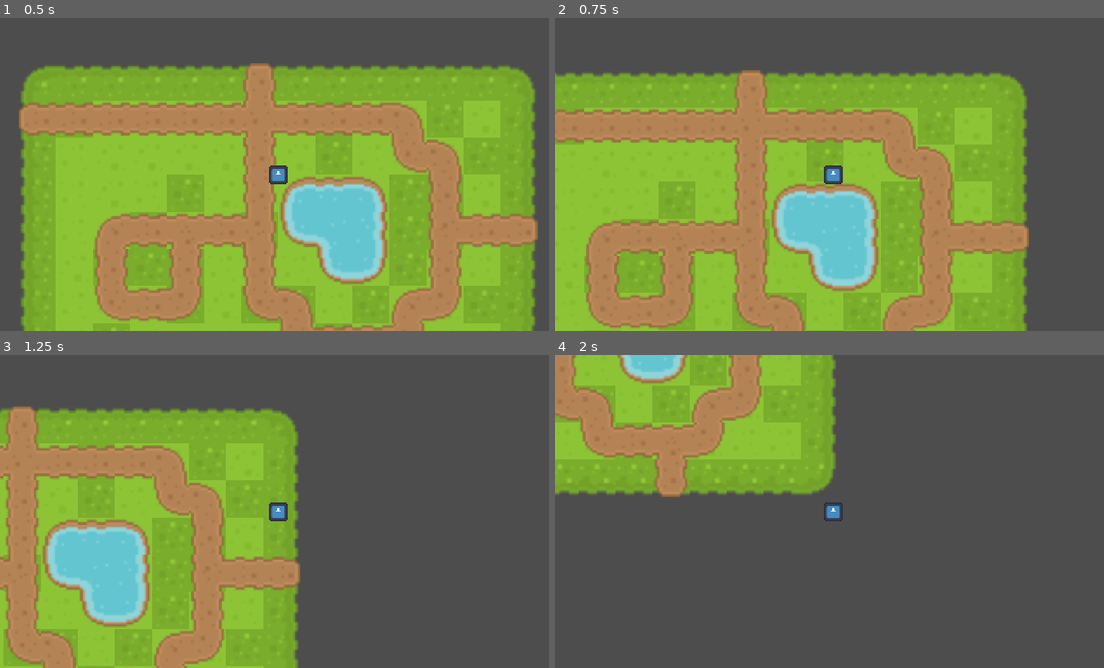
Above: before the commit, frames 1-4 (two rows, left to right).
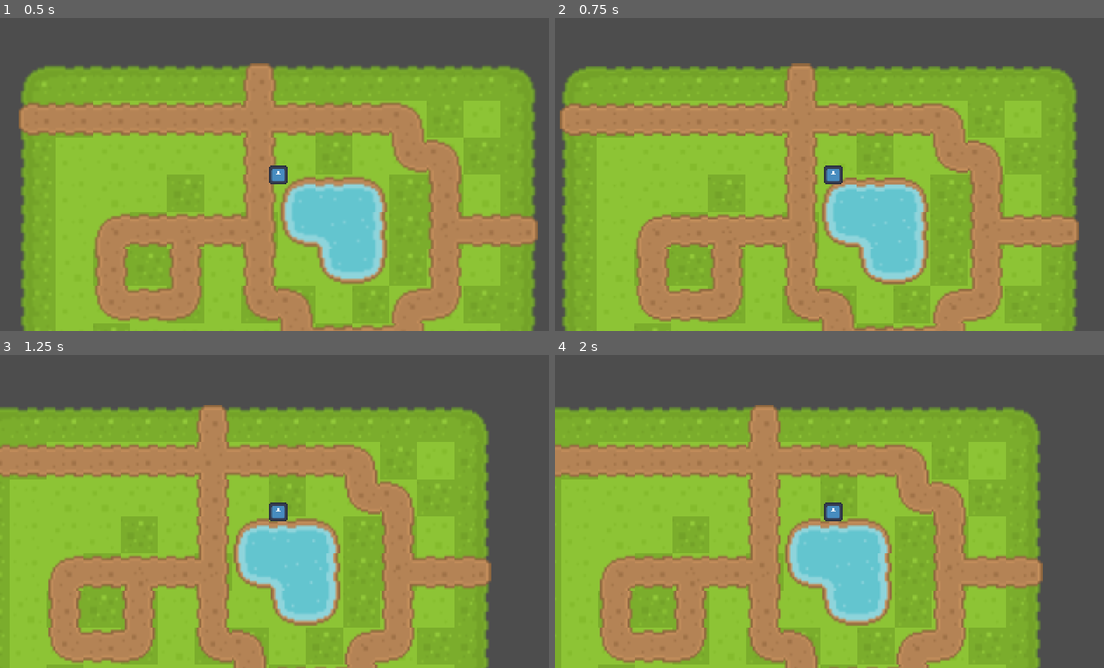
Above: after the commit, the same moments.

Repository: Nikkxi/CybrEternus
Game: Godot game, scene res://World/World.tscn
Same seed, same stepped clock (60 frames per second), same inputs: the game is played once before the commit and once after it. The engine's default icon, where the game draws it, is replaced by a stand-in: a white triangle on a blue panel in a dark square.
Inputs:
- Up to frame 1 (0.5 s): no input
- Up to frame 2 (0.75 s): tap Enter at 0.5 s; hold Right (ui_right) from 0.53 s (still down)
- Up to frame 3 (1.25 s): keep holding Right (ui_right)
- Up to frame 4 (2 s): release Right (ui_right) at 1.28 s; hold Down (ui_down) from 1.28 s (still down)

Frame 1 is identical in both runs. In frame 2, 48% of the frame differs, in the area x 0-96%, y 14-100%; in frame 3, 54%; in frame 4, 78%, in the area x 0-89%, y 0-100%.

Commit message:
Minor Refactor from Collision Hitbox stuff

Diff:
--- a/Player/Player.tscn
+++ b/Player/Player.tscn
@@ -1,23 +1,31 @@
-[gd_scene load_steps=5 format=3 uid="uid://c50ms1m1reutm"]
+[gd_scene load_steps=6 format=3 uid="uid://c50ms1m1reutm"]
 
 [ext_resource type="Texture2D" uid="uid://biwwde61vgjf" path="res://icon.svg" id="1_b8l6f"]
-[ext_resource type="Script" path="res://Player/Player.gd" id="1_qrcnr"]
-[ext_resource type="Script" path="res://Player/Derp.gd" id="3_lik32"]
+[ext_resource type="Script" path="res://Scripts/Player.gd" id="1_h6obl"]
+[ext_resource type="Script" path="res://Scripts/Derp.gd" id="3_t1ptg"]
+[ext_resource type="Script" path="res://Scripts/Health.gd" id="5_7r5ni"]
 
-[sub_resource type="RectangleShape2D" id="RectangleShape2D_2xt5t"]
-size = Vector2(32, 32)
+[sub_resource type="CapsuleShape2D" id="CapsuleShape2D_q561h"]
+radius = 12.0
+height = 24.0
 
 [node name="Player" type="CharacterBody2D"]
-script = ExtResource("1_qrcnr")
+script = ExtResource("1_h6obl")
+SPEED = 60
 
 [node name="Camera2D" type="Camera2D" parent="."]
-
-[node name="HitBox" type="CollisionShape2D" parent="."]
-shape = SubResource("RectangleShape2D_2xt5t")
 
 [node name="Sprite" type="Sprite2D" parent="."]
 scale = Vector2(0.25, 0.25)
 texture = ExtResource("1_b8l6f")
 
 [node name="Node2D" type="Node2D" parent="."]
-script = ExtResource("3_lik32")
+script = ExtResource("3_t1ptg")
+
+[node name="Health" type="Node" parent="."]
+script = ExtResource("5_7r5ni")
+
+[node name="CollisionShape2D" type="CollisionShape2D" parent="."]
+shape = SubResource("CapsuleShape2D_q561h")
+
+[connection signal="Dies" from="Health" to="." method="_on_health_dies"]
--- /dev/null
+++ b/Scripts/Health.gd
@@ -0,0 +1,26 @@
+extends Node
+class_name Health
+
+
+@export var max_health = 10
+var current_health
+
+signal Dies
+
+# Called when the node enters the scene tree for the first time.
+func _ready():
+	current_health = max_health
+
+
+func takeDamage(damage:int):
+	current_health -= damage
+
+	if current_health <= 0:
+		emit_signal("Dies")
+
+
+func receiveHealing(health:int):
+	current_health += health
+
+	if current_health > max_health:
+		current_health = max_health
--- a/Player/Player.gd
+++ b/Scripts/Player.gd
@@ -1,8 +1,8 @@
 extends CharacterBody2D
 
 
-const SPEED = 300.0
-const JUMP_VELOCITY = -400.0
+@export_range(10,100) var SPEED = 30
+@export var loot:String
 
 signal respawn_player
 
@@ -29,5 +29,11 @@
 		velocity.x = move_toward(velocity.x, 0, SPEED)
 		velocity.y = move_toward(velocity.y, 0, SPEED)
 
-	print("%d %d Velocity", velocity.x, velocity.y)
+	var formatted_output = "%d %d Velocity"
+	var actual_output = formatted_output % [velocity.x, velocity.y]
+	print(actual_output)
 	move_and_slide()
+
+
+func _on_health_dies():
+	print("Drops loot: " + loot)
--- a/project.godot
+++ b/project.godot
@@ -12,7 +12,7 @@
 
 config/name="CybrEterneus"
 run/main_scene="res://World/World.tscn"
-config/features=PackedStringArray("4.0", "Forward Plus")
+config/features=PackedStringArray("4.1", "Forward Plus")
 config/icon="res://icon.svg"
 
 [display]
Renamed: Player/Derp.gd -> Scripts/Derp.gd
